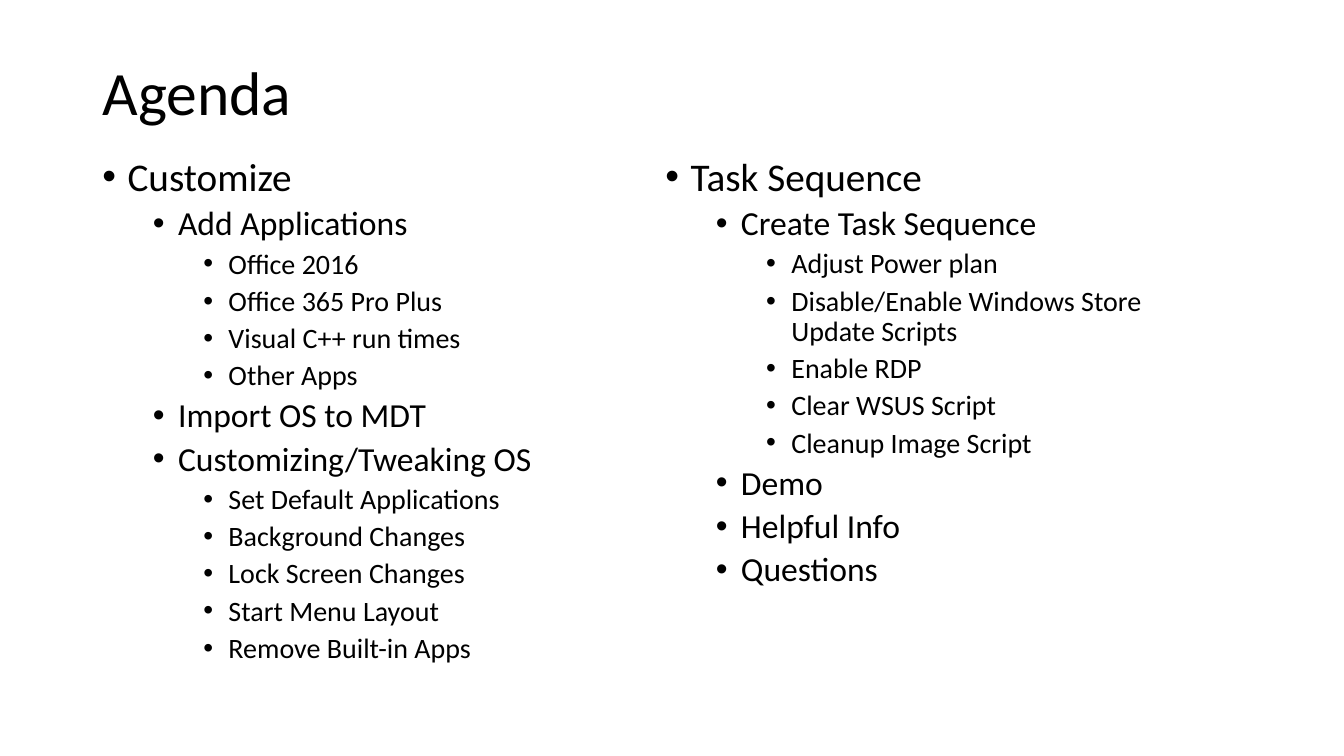
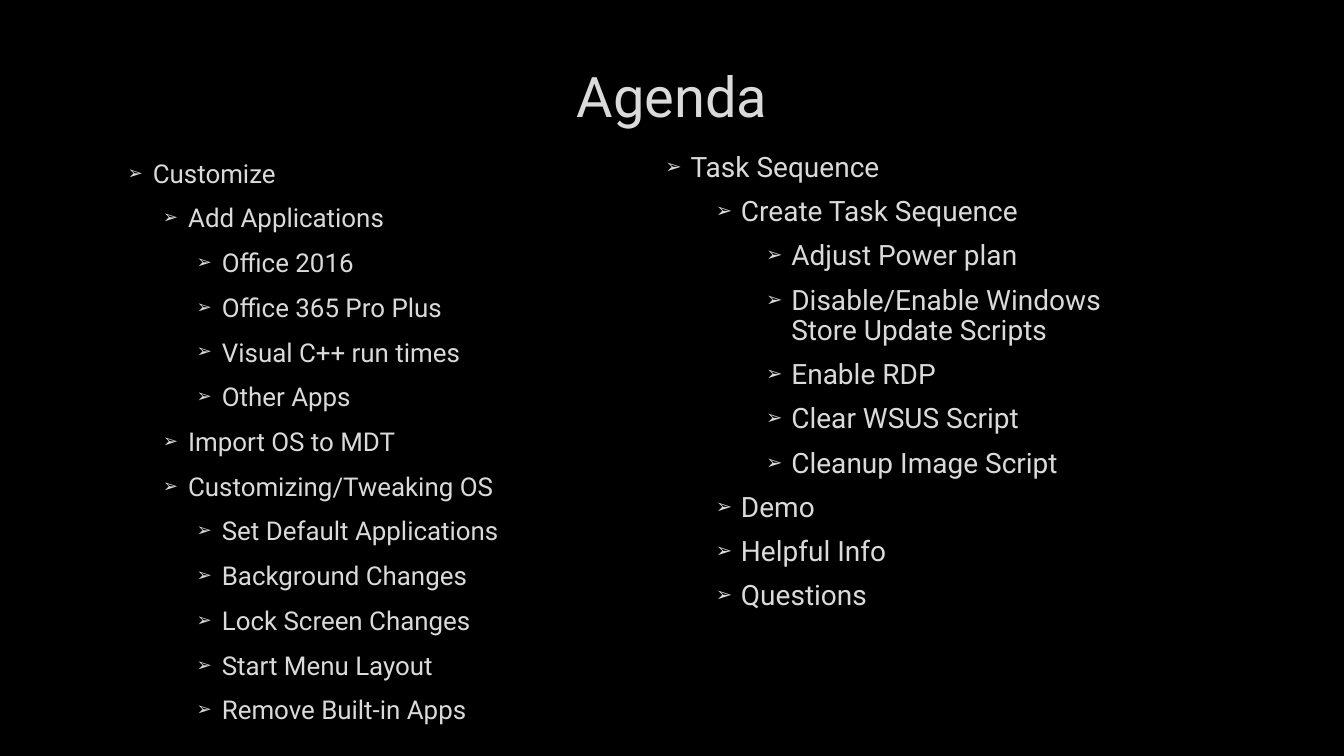
Before and after one commit to fydexx/HECC-2018, a slide deck: slide 2 of Part_01/Section02.pptx. Drawn at 1344x756 pixels with LibreOffice and Linux fonts; fonts in the diff are those of the drawing; background and template pictures are left out. Boxes give left, top, right and bottom in pixels: in the first picture for what was removed or moved away, otherwise in the second. Text is boxed around its words. In the diff, an @@ line names an element or a change of style, - is before the commit and + after.

```diff
--- a/Part_01/Section02.pptx
+++ b/Part_01/Section02.pptx
@@ background #FFFFFF to picture (left out) @@
@@ title "Agenda" at bbox=[577, 75, 767, 129]: size 44 to 40 pt, font Calibri to Roboto, text colour #000000 to #DADADA, letter outline none to #404040 0.75 pt; alignment left to centre; line spacing 0.9 to 1 @@
@@ text "Task Sequence" at bbox=[691, 156, 1101, 608]: size 28 to 20 pt in "Task Sequence"; font Calibri to Roboto, text colour #000000 to #DADADA, letter outline none to #404040 0.75 pt; size 24 to 20 pt in "Create Task Sequence", "Demo", "Helpful Info", "Questions"; bullet • to ➢; more space between paragraphs @@
@@ text "Customize" at bbox=[153, 164, 498, 725]: size 28 to 18.5 pt in "Customize"; font Calibri to Roboto, text colour #000000 to #DADADA, letter outline none to #404040 0.75 pt; size 24 to 18.5 pt in "Add Applications", "Import OS to MDT", "Customizing/Tweaking OS"; size 20 to 18.5 pt in "Office 2016", "Office 365 Pro Plus", "Visual C++ run times", "Other Apps" and 5 more places; bullet • to ➢; line spacing 0.9 to 1; more space between paragraphs @@
```
Also in this commit, not shown: 29 other slides changed.
